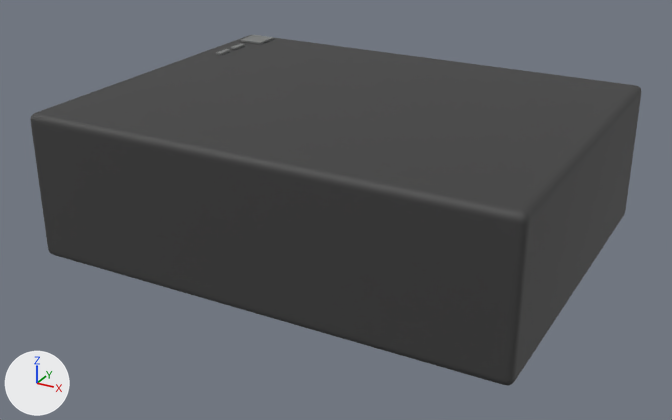
A saved change to the glTF model Assets/3D_Models/Computers.glb.
One viewpoint serves both versions: a 50 mm camera at (0.384, -0.725, 0.386) aimed at (-0.004, -0.019, 0.033). Lighting does not change. The marker at lower left points along +X, +Y and +Z. Where no turn or scale is listed for an object, it has been applied to the vertices. Vertices at the same position are counted once.

In view in the first picture: 'Computer', 'Power', 'USB', 'USB.001'.
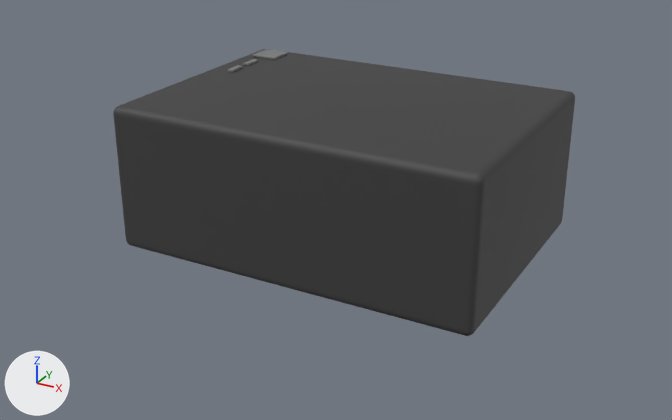
Edits to the bpy script that builds the scene:
```text
Change me_computer:
    where me_computer.from_pydata(...)  # 360 vertices, 716 faces; spans x -0.225..0.225, y -0.175..0.175, z 0.0..0.137
    used by ob_computer; location = (0.0, 0.0, 0.0)
    me_computer part 1: the whole mesh is scaled about its middle by (0.774, 0.708, 1)
Change ob_power:
    ob_power.location: (-0.2112, 0.1612, 0.1375) -> (-0.1613, 0.1112, 0.1375)
Change ob_usb:
    ob_usb.location: (-0.1975, 0.1094, 0.1375) -> (-0.1475, 0.0594, 0.1375)
Change ob_usb_001:
    ob_usb_001.location: (-0.1975, 0.0812, 0.1375) -> (-0.1475, 0.0312, 0.1375)
```

Changed parts and their boxes (x1, y1, x2, y2) in the pictures (672 x 420 px):
'Computer', mesh rescaled (24% narrower, 18% shorter)
    before: (30, 35, 641, 385)
    after: (113, 49, 575, 336)
'Power', moved
    before: (240, 35, 274, 44)
    after: (253, 49, 288, 60)
'USB.001', moved
    before: (216, 49, 230, 55)
    after: (228, 65, 243, 72)
'USB', moved
    before: (231, 44, 245, 50)
    after: (243, 59, 258, 66)
